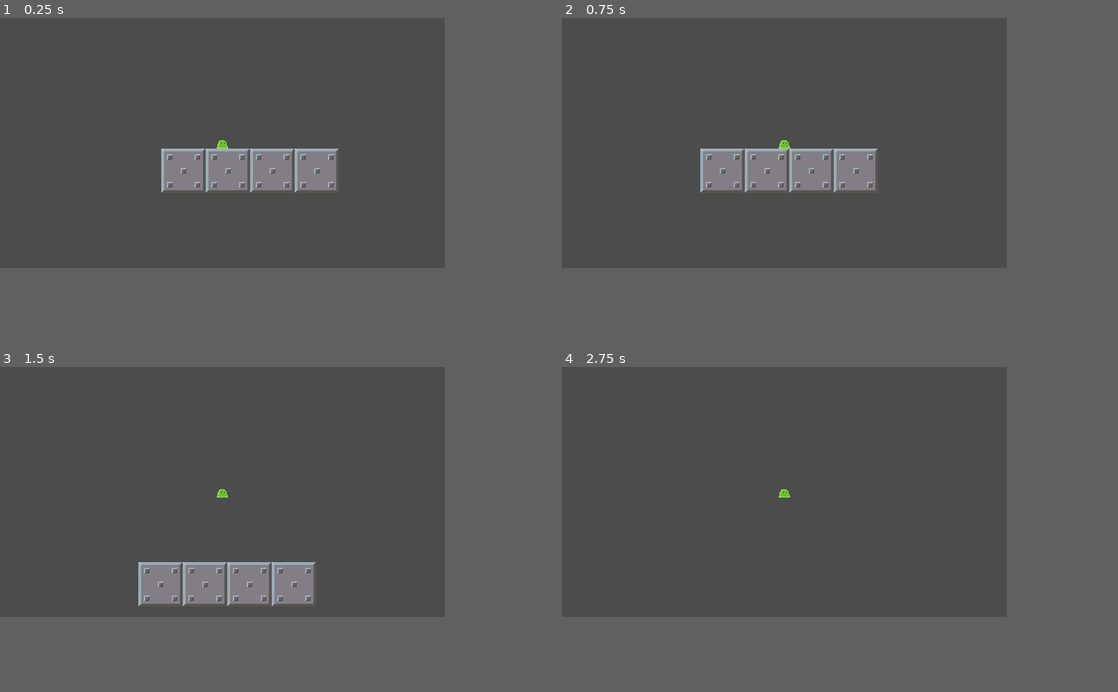
Above: before the commit, frames 1-4 (two rows, left to right).
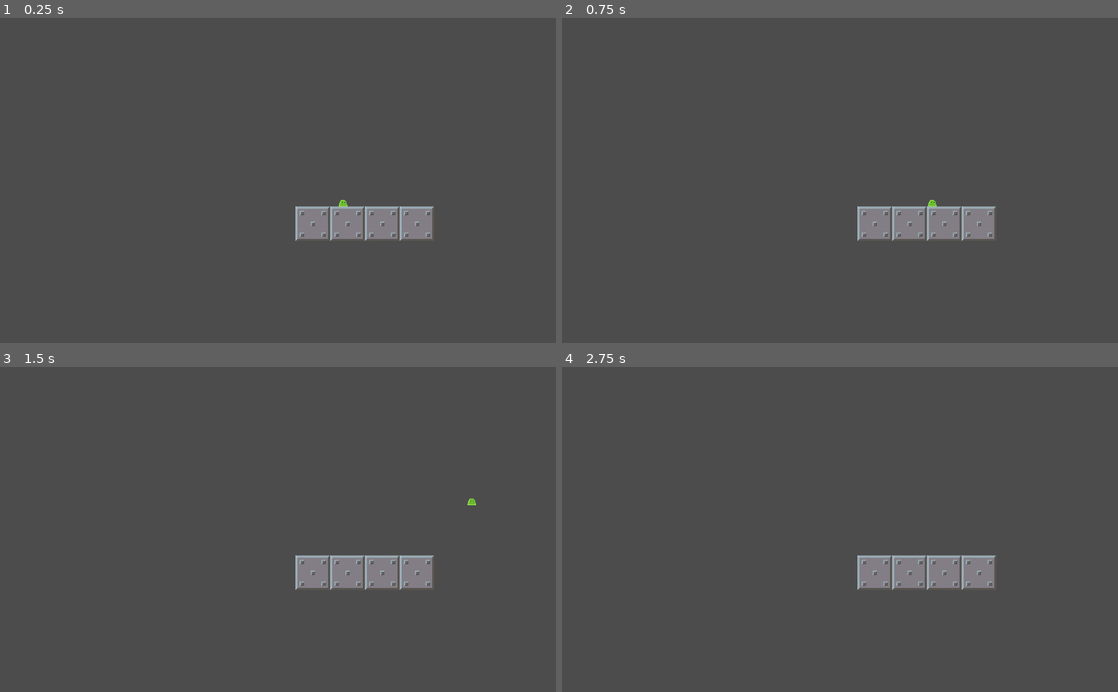
Above: after the commit, the same moments.

Repository: kevinfal/Game-Jam
Game: Godot game, scene res://World.tscn
The game is run twice, just before and just after one commit, with the same random seed, the same clock (stepped at 60 frames per second) and the same inputs. This scene is started directly instead of the project's main scene.
Inputs:
- Up to frame 1 (0.25 s): no input
- Up to frame 2 (0.75 s): tap Enter at 0.5 s; hold Right (ui_right) from 0.53 s (still down)
- Up to frame 3 (1.5 s): keep holding Right (ui_right); tap Up (ui_up) at 0.77 s
- Up to frame 4 (2.75 s): tap Up (ui_up) at 1.52 s; release Right (ui_right) at 2.03 s; hold Left (ui_left) from 2.03 s (still down)
In our replay, the window is 640x360 before the commit and 800x468 after it. These sizes can differ from the game's own. Grey fills any space a smaller window leaves; there, only what the larger window draws over its background counts as a difference.

The runs differ from the first frame. In frame 1, 6.1% of the frame differs, in the area x 29-78%, y 37-69%; in frame 2, 6.1%, in the area x 24-78%, y 37-69%; in frame 3, 5.7%; in frame 4, 2.3%.

Commit message:
working

Diff:
--- a/World.tscn
+++ b/World.tscn
@@ -12,6 +12,9 @@
 
 [node name="World" type="Node"]
 
+[node name="Camera2D" type="Camera2D" parent="."]
+current = true
+
 [node name="slime" type="KinematicBody2D" parent="."]
 position = Vector2( 120, 40 )
 script = ExtResource( 1 )
@@ -25,10 +28,8 @@
 [node name="CollisionShape2D" type="CollisionShape2D" parent="slime"]
 shape = SubResource( 2 )
 
-[node name="Camera2D" type="Camera2D" parent="slime"]
-current = true
-
 [node name="stone_platform" type="Node" parent="."]
+editor/display_folded = true
 
 [node name="tile" type="StaticBody2D" parent="stone_platform"]
 editor/display_folded = true
@@ -73,7 +74,6 @@
 shape = SubResource( 1 )
 
 [node name="tile4" type="StaticBody2D" parent="stone_platform"]
-editor/display_folded = true
 position = Vector2( 256, 80 )
 __meta__ = {
 "_edit_group_": true
@@ -83,5 +83,4 @@
 texture = ExtResource( 3 )
 
 [node name="CollisionShape2D" type="CollisionShape2D" parent="stone_platform/tile4"]
-visible = false
 shape = SubResource( 1 )
--- a/project.godot
+++ b/project.godot
@@ -21,8 +21,6 @@
 
 [display]
 
-window/size/width=640
-window/size/height=360
 window/size/resizable=false
 
 [rendering]
--- a/slime.gd
+++ b/slime.gd
@@ -9,11 +9,11 @@
 
 # Called every frame. 'delta' is the elapsed time since the previous frame.
 func _physics_process(delta):
-
+	print("w")
 	motion.y += GRAVITY
 
-	if Input.is_action_just_pressed("ui_right"):
-		motion.x += 2000
+	if Input.is_action_pressed("ui_right"):
+		motion.x = SPEED
 	elif Input.is_action_pressed("ui_left"):
 		motion.x = -SPEED
 	else:
Not shown, added: Sprites/char_hopwalk0.png.import
Not shown, added: Sprites/mite_standing0.png.import
